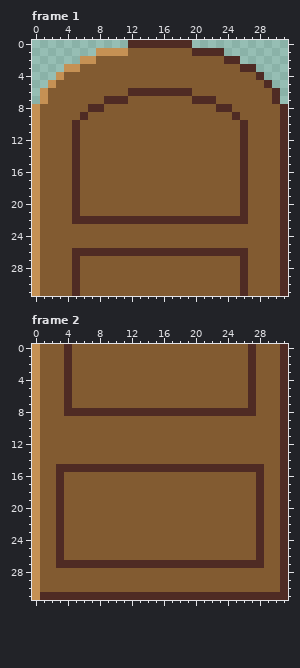
File history of a pixel-art file, Godot - Path of Pablo/Aesprite/door.aseprite. Above: the version before the commit.
32x32 pixels, 2 frames. Shown: frame 1, frame 2.
And afterwards:
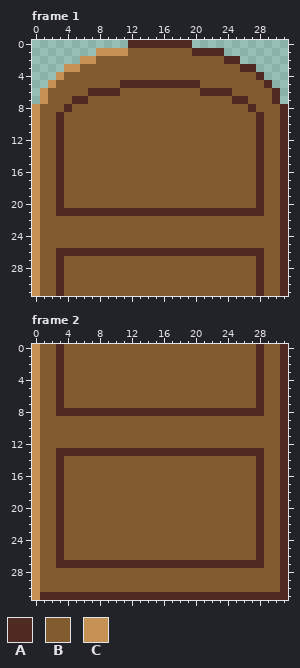
Palette (. is transparent): A #4f2b24  B #825b31  C #c59154
Diff:
--- frame 1
@@ x 0..31 @@
  4 ...CBBBBBBBBBBBBBBBBBBBBBBBBA...
- 5 ..CBBBBBBBBBBBBBBBBBBBBBBBBBBA..
- 6 .CBBBBBBBBBBAAAAAAAABBBBBBBBBBA.
- 7 .CBBBBBBBAAABBBBBBBBAAABBBBBBBA.
- 8 CBBBBBBAABBBBBBBBBBBBBBAABBBBBBA
- 9 CBBBBBABBBBBBBBBBBBBBBBBBABBBBBA
-10 CBBBBABBBBBBBBBBBBBBBBBBBBABBBBA
-11 CBBBBABBBBBBBBBBBBBBBBBBBBABBBBA
-12 CBBBBABBBBBBBBBBBBBBBBBBBBABBBBA
-13 CBBBBABBBBBBBBBBBBBBBBBBBBABBBBA
-14 CBBBBABBBBBBBBBBBBBBBBBBBBABBBBA
-15 CBBBBABBBBBBBBBBBBBBBBBBBBABBBBA
-16 CBBBBABBBBBBBBBBBBBBBBBBBBABBBBA
-17 CBBBBABBBBBBBBBBBBBBBBBBBBABBBBA
-18 CBBBBABBBBBBBBBBBBBBBBBBBBABBBBA
-19 CBBBBABBBBBBBBBBBBBBBBBBBBABBBBA
-20 CBBBBABBBBBBBBBBBBBBBBBBBBABBBBA
-21 CBBBBABBBBBBBBBBBBBBBBBBBBABBBBA
-22 CBBBBAAAAAAAAAAAAAAAAAAAAAABBBBA
+ 5 ..CBBBBBBBBAAAAAAAAAABBBBBBBBA..
+ 6 .CBBBBBAAAABBBBBBBBBBAAAABBBBBA.
+ 7 .CBBBAABBBBBBBBBBBBBBBBBBAABBBA.
+ 8 CBBBABBBBBBBBBBBBBBBBBBBBBBABBBA
+ 9 CBBABBBBBBBBBBBBBBBBBBBBBBBBABBA
+10 CBBABBBBBBBBBBBBBBBBBBBBBBBBABBA
+11 CBBABBBBBBBBBBBBBBBBBBBBBBBBABBA
+12 CBBABBBBBBBBBBBBBBBBBBBBBBBBABBA
+13 CBBABBBBBBBBBBBBBBBBBBBBBBBBABBA
+14 CBBABBBBBBBBBBBBBBBBBBBBBBBBABBA
+15 CBBABBBBBBBBBBBBBBBBBBBBBBBBABBA
+16 CBBABBBBBBBBBBBBBBBBBBBBBBBBABBA
+17 CBBABBBBBBBBBBBBBBBBBBBBBBBBABBA
+18 CBBABBBBBBBBBBBBBBBBBBBBBBBBABBA
+19 CBBABBBBBBBBBBBBBBBBBBBBBBBBABBA
+20 CBBABBBBBBBBBBBBBBBBBBBBBBBBABBA
+21 CBBAAAAAAAAAAAAAAAAAAAAAAAAAABBA
+22 CBBBBBBBBBBBBBBBBBBBBBBBBBBBBBBA
 23 CBBBBBBBBBBBBBBBBBBBBBBBBBBBBBBA
@@ x 0..31 @@
 25 CBBBBBBBBBBBBBBBBBBBBBBBBBBBBBBA
-26 CBBBBAAAAAAAAAAAAAAAAAAAAAABBBBA
-27 CBBBBABBBBBBBBBBBBBBBBBBBBABBBBA
-28 CBBBBABBBBBBBBBBBBBBBBBBBBABBBBA
-29 CBBBBABBBBBBBBBBBBBBBBBBBBABBBBA
-30 CBBBBABBBBBBBBBBBBBBBBBBBBABBBBA
-31 CBBBBABBBBBBBBBBBBBBBBBBBBABBBBA
+26 CBBAAAAAAAAAAAAAAAAAAAAAAAAAABBA
+27 CBBABBBBBBBBBBBBBBBBBBBBBBBBABBA
+28 CBBABBBBBBBBBBBBBBBBBBBBBBBBABBA
+29 CBBABBBBBBBBBBBBBBBBBBBBBBBBABBA
+30 CBBABBBBBBBBBBBBBBBBBBBBBBBBABBA
+31 CBBABBBBBBBBBBBBBBBBBBBBBBBBABBA
--- frame 2
@@ x 0..31 @@
- 0 CBBBABBBBBBBBBBBBBBBBBBBBBBABBBA
- 1 CBBBABBBBBBBBBBBBBBBBBBBBBBABBBA
- 2 CBBBABBBBBBBBBBBBBBBBBBBBBBABBBA
- 3 CBBBABBBBBBBBBBBBBBBBBBBBBBABBBA
- 4 CBBBABBBBBBBBBBBBBBBBBBBBBBABBBA
- 5 CBBBABBBBBBBBBBBBBBBBBBBBBBABBBA
- 6 CBBBABBBBBBBBBBBBBBBBBBBBBBABBBA
- 7 CBBBABBBBBBBBBBBBBBBBBBBBBBABBBA
- 8 CBBBAAAAAAAAAAAAAAAAAAAAAAAABBBA
+ 0 CBBABBBBBBBBBBBBBBBBBBBBBBBBABBA
+ 1 CBBABBBBBBBBBBBBBBBBBBBBBBBBABBA
+ 2 CBBABBBBBBBBBBBBBBBBBBBBBBBBABBA
+ 3 CBBABBBBBBBBBBBBBBBBBBBBBBBBABBA
+ 4 CBBABBBBBBBBBBBBBBBBBBBBBBBBABBA
+ 5 CBBABBBBBBBBBBBBBBBBBBBBBBBBABBA
+ 6 CBBABBBBBBBBBBBBBBBBBBBBBBBBABBA
+ 7 CBBABBBBBBBBBBBBBBBBBBBBBBBBABBA
+ 8 CBBAAAAAAAAAAAAAAAAAAAAAAAAAABBA
  9 CBBBBBBBBBBBBBBBBBBBBBBBBBBBBBBA
@@ x 0..31 @@
 12 CBBBBBBBBBBBBBBBBBBBBBBBBBBBBBBA
-13 CBBBBBBBBBBBBBBBBBBBBBBBBBBBBBBA
-14 CBBBBBBBBBBBBBBBBBBBBBBBBBBBBBBA
-15 CBBAAAAAAAAAAAAAAAAAAAAAAAAAABBA
+13 CBBAAAAAAAAAAAAAAAAAAAAAAAAAABBA
+14 CBBABBBBBBBBBBBBBBBBBBBBBBBBABBA
+15 CBBABBBBBBBBBBBBBBBBBBBBBBBBABBA
 16 CBBABBBBBBBBBBBBBBBBBBBBBBBBABBA
